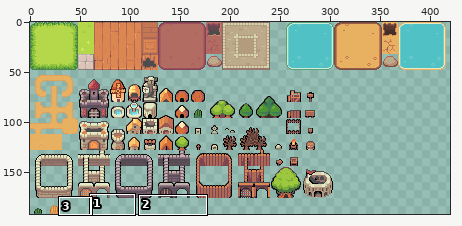
Sprite sheet, stored at Assets/Sprites/Env medival/0-tileset.png. The first picture is a wide view before the edit; the outline marks the close-up.
Close-up. The starting point:
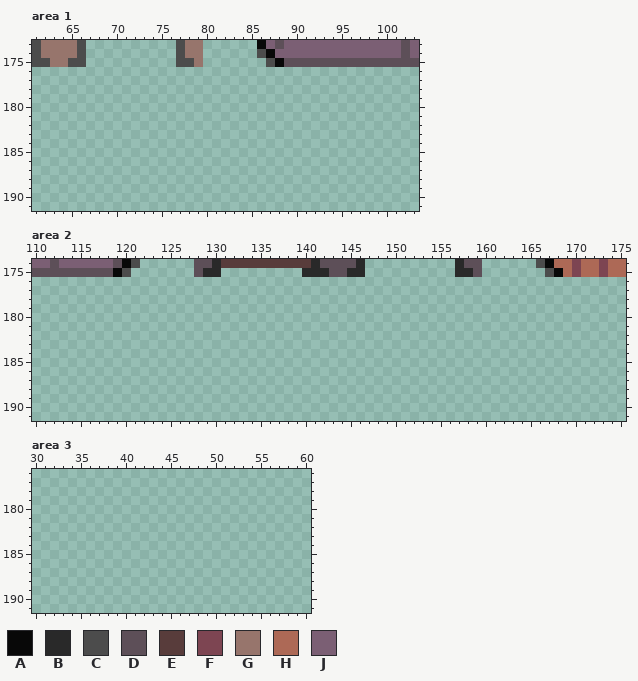
The file is 441x192 pixels. Colours within 5 levels of each other are drawn and written as one. Shown: area 1: x 61..103, y 173..191; area 2: x 110..175, y 174..191; area 3: x 30..60, y 176..191. The wide view leaves out empty margins.
Palette (. is transparent): A #080808  B #292929  C #4c4c4c  D #5d4f58  E #583c3b  F #7d4552  G #97756c  H #ad6956  J #7b5f74
Pixels before, area 1, first column x 61:
173 CGGGGC..........CGG......AJDJJJJJJJJJJJJJDJ
174 CGGGGC..........CGG......CAJJJJJJJJJJJJJJDJ
175 CCGGCC..........CCG.......CADDDDDDDDDDDDDDD
Pixels before, area 2, first column x 110:
174 JJDJJJJJJDAC......DDBEEEEEEEEEEBDDDDB..........BDD......CAHHFHHFHH
175 DDDDDDDDDAC.......DBB.........BBBDDBB..........BBD.......CAHFHHFHH
After the commit:
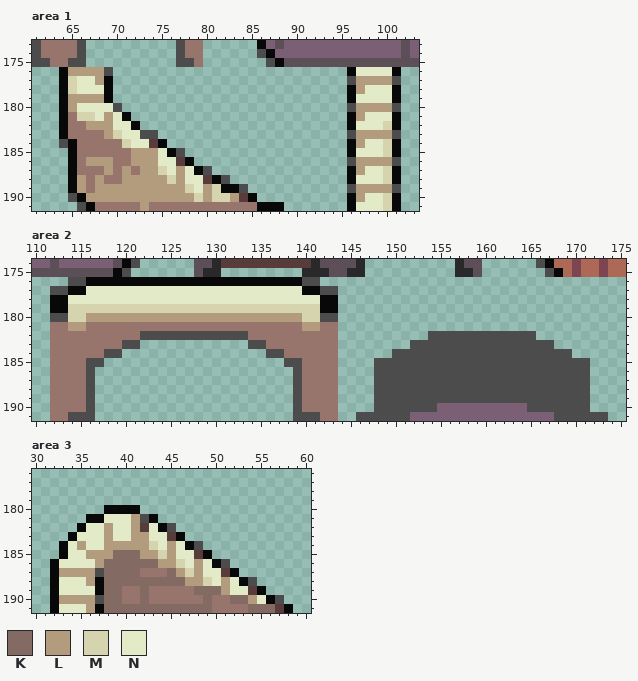
Colours new in this view: K #836a62  L #b39b7d  M #d6d4af  N #e3eac8
The edit:
Changed rows in their new state; - is an unchanged pixel.
Area 1:
first column x 64:
176 ALLLLC--------------------------ANNNNA
177 AMNNLA--------------------------CLLLLC
178 AMNNNA--------------------------ALNNNA
179 ALLLLA--------------------------ANNNNA
180 ALNNNNC-------------------------CLLLLC
181 AGMMNLNA------------------------ALNNNA
182 AGGLLLNNA-----------------------ANNNMA
183 AGGGGLMNNCC---------------------CLLLLC
184 CAGGGGGMNNEA--------------------ALNNMA
185 -AGGGGGGLLLNAC------------------ANNNMA
186 -AGLLLGGLLLNNEA-----------------CLLLLC
187 -AGGGLGLGLLMNLNAC---------------ALNNMA
188 -ALGLGGLLLLLMLNNEAC-------------ANNNMA
189 -ALGLLLLLLLLLLMNLMAAC-----------CLLLLC
190 -CALLLLLLLLLLLLMLMMLEA----------ALNNMA
191 --CAGGGGGLGGGGGGGGGGGGAAA-------ANNNMA
Area 2:
first column x 112:
176 --CCAAAAAAAAAAAAAAAAAAAAAAAACC--------------------------------
177 CCAANNNNNNNNNNNNNNNNNNNNNNNNAACC------------------------------
178 AANNNNNNNNNNNNNNNNNNNNNNNNNNNNAA------------------------------
179 AAMMMMMMMMMMMMMMMMMMMMMMMMMMMMAA------------------------------
180 CCMMLLLLLLLLLLLLLLLLLLLLLLLLMMCC------------------------------
181 GGLLGGGGGGGGGGGGGGGGGGGGGGGGLLGG------------------------------
182 GGGGGGGGGGCCCCCCCCCCCCGGGGGGGGGG----------CCCCCCCCCCCC--------
183 GGGGGGGGCC------------CCGGGGGGGG--------CCCCCCCCCCCCCCCC------
184 GGGGGGCC----------------CCGGGGGG------CCCCCCCCCCCCCCCCCCCC----
185 GGGGCC--------------------CCGGGG----CCCCCCCCCCCCCCCCCCCCCCCC--
186 GGGGC----------------------CGGGG----CCCCCCCCCCCCCCCCCCCCCCCC--
187 GGGGC----------------------CGGGG----CCCCCCCCCCCCCCCCCCCCCCCC--
188 GGGGC----------------------CGGGG----CCCCCCCCCCCCCCCCCCCCCCCC--
189 GGGGC----------------------CGGGG----CCCCCCCCCCCCCCCCCCCCCCCC--
190 GGGGC----------------------CGGGG----CCCCCCCJJJJJJJJJJCCCCCCC--
191 GGCCC----------------------CCCGG--CCCCCCJJJJJJJJJJJJJJJJCCCCCC
Area 3:
first column x 32:
180 ------AAAA-----------------
181 ----AANNNLCA---------------
182 ---ANNLNNLENAC-------------
183 --ANNNLNNLLNNEA------------
184 -ANLNNLLLLLMNLNAC----------
185 -ANNLLLKKKLLMLNNEA---------
186 ANNNNLKKKKKKLLMNLNAC-------
187 ALLLLCKKKKGGGKLMLNNEA------
188 ANNNLAKKKKKKKKKLLMNLNAC----
189 ANNNNAKKGGKGGGGGKKKLNNEA---
190 ALLLLCKKGGKGGGGGGKGGKKLNAC-
191 ANNNLAKKKKKKKKKKKKGGGGKKKEA
Pixel boxes of the changes (left, top, right, bottom) in both close-ups:
added: (59, 67, 284, 211)
added: (347, 67, 401, 211)
added: (50, 277, 608, 421)
added: (50, 505, 293, 613)
